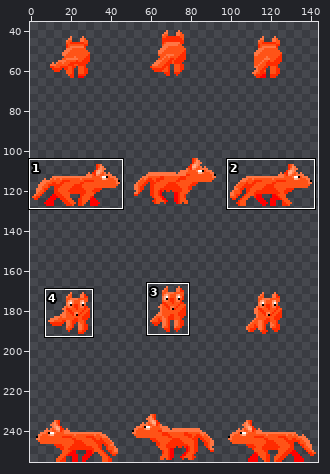
Two versions of one sprite sheet, sprite/animal/fox/PNG/48x64/fox.png. The picture above shows the old version from afar; the outline marks the close-up.
Close-up. Earlier state:
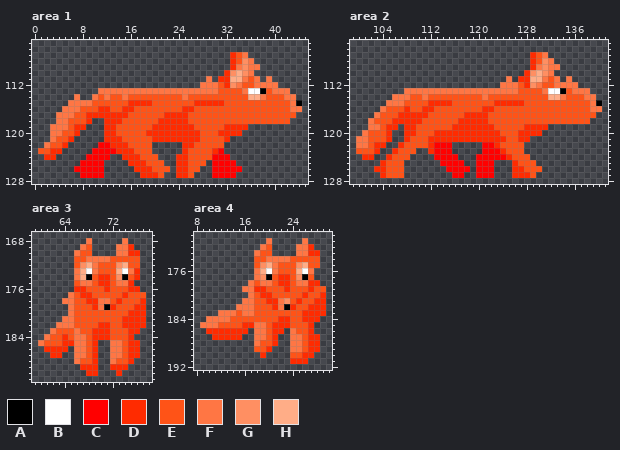
The file is 144x256 pixels. Shown: area 1: x 0..45, y 105..128; area 2: x 99..141, y 105..128; area 3: x 59..78, y 167..191; area 4: x 8..30, y 170..192. The wide view leaves out empty margins. The commit also changed other parts of the picture, which this record leaves out.
Palette (. is transparent): A #000000  B #ffffff  C #ff0000  D #ff2b00  E #ff5317  F #ff7644  G #ff8f62  H #ffad87
Pixels before, area 1, first column x 1:
107 ................................DEF.........
108 ................................DEGF........
109 ................................DFGFF.......
110 ...............................DGHGF........
111 ............................F.DDHHFEF.F.....
112 ...........................FFFEDGFEEFFFF....
113 ..........FFFFFFFFFFFFFFFFFFFFEEEEFBBAEFFF..
114 ......F..FEFEEFEEEEEEEEEFEEEEEEEEEEHHFEEEFF.
115 .....FFFFEEEEEEDDDDEEEEEEEDDDDDEEEEEEEEEEEFA
116 ....FFFEEEDDEEDDEEEEEEEEDDEEEEEEEEEEEEEEEEFF
117 ...FFFEEDDDDDDDEEEEEEDDDDEEEEEEEEEEEEEEEEEE.
118 ...FFEEED..DDDEEEEEEDDDDDEEEEEEEEEEEEEEEEE..
119 ..FFFEDD...DDEEEEEEDDDDDDDEEEEEDDDD.........
120 ..FFEED....DDEEEEEDDDDDDDDDEEEDDDD..........
121 ..FEED.....DDDEEEEEDDDDDDDDEEEED............
122 .FEED.....CCDDDEEEE.....DDEEEEE.............
123 EEDD.....CCCCDDDEEE.....DEEEEDC.............
124 .DD.....CCCC..DDDEEE...DDEEEECCC............
125 .......CCCC....DDDEEE..DDEEE.CCCC...........
126 ......CCCCC.....DDDEEE.DDEE..CCCCC..........
127 .......CCCC......DDDE..DDE...CCCC...........
Pixels before, area 2, first column x 100:
107 .............................DEF.........
108 .............................DEGF........
109 .............................DFGFF.......
110 ............................DGHGF........
111 .........................F.DDHHFEF.F.....
112 ........................FFFEDGFEEFFFF....
113 ........FFFFFFFFFFFFFFFFFFFEEEEFBBAEFFF..
114 ......FFFEEFEEEEEEEEEFEEEEEEEEEEHHFEEEFF.
115 .....FFFEEEEDDDDEEEEEEEDDDDDEEEEEEEEEEEFA
116 ....FEEEDEEDDEEEEEEEEDDEEEEEEEEEEEEEEEEFF
117 ...FEEEDDDDDEEEEEEDDDDEEEEEEEEEEEEEEEEEE.
118 ..FEEEDDDDDEEEEEEDDDDDEEEEEEEEEEEEEEEEE..
119 ..FFEDD.DDEEEEEEDDDDDDDEEEEEDDDD.........
120 .FEEED..DDEEEDDDDDDDDDDDEEEDDDD..........
121 FFEEED..DEEEDDDDDDDDDDDDDEEDD............
122 FFEDD..DEEEEDCCC.....CCDEEEE.............
123 EEED..DEEE..DCCC.....CCCDEEE.............
124 .DD..DEEE....CCCC...CCCCCDEEE............
125 ....DEEE......CCCC..CCC...DEEE...........
126 ...DDEEE.......CCCC.CCC...DDEEE..........
127 ....DEEE........CC..CCC...DDDE...........
Pixels before, area 3, first column x 60:
168 ........F.....F...
169 .......FE....FFD..
170 ......FEE....FFDD.
171 ......EEFFFFEEEEE.
172 ......EGHFEEEGHEE.
173 ......FHBFEEEHBFD.
174 ......FHAEDDEGAED.
175 ......EFFEDDEFFD..
176 ......DDEEEDEEEDD.
177 .....FEDDEEEEEDEEE
178 ....FFEEDDFFEDEEED
179 .....FEEEDFADEEEDD
180 .....FEEEEEEEEEDDD
181 ....FFEEEEEEEEDDDD
182 ...FFFEEEEDDEEDDDD
183 ..FEEEFEEDDDEEEDD.
184 .FEEDEFFEDDDEEED..
185 FEEEDDFFED..FFEDD.
186 .DDDD.FFED..FFEDD.
187 ..DD..FFED..FFEDD.
188 ......FEED..FEED..
189 .......DDD..DDD...
190 ........DD...D....
Pixels before, area 4, first column x 9:
171 ...........F.....F...
172 ..........FE....FFD..
173 .........FEE....FFDD.
174 .........EEFFFFEEEEE.
175 .........EGHFEEEGHEE.
176 .........FHBFEEEHBF..
177 .........FGAEDDEGAE..
178 ........FEFFEDDEFFDD.
179 .......FFDDEEEDEEEDEE
180 ........FEDDEEEEEDEED
181 .......FFEEDDFGEDEEDD
182 ......FFFEEEDFADEEDDD
183 ...FFFEFFEEEEEEEEDDDD
184 .FFFFEEEEEEEEDDEEDDD.
185 FFFEEEEDDFFEDDDEEED..
186 .DDDDDDD.FFEDD.FEED..
187 ..DDDDD..FFED..FFEDD.
188 .........FEED..FFEDD.
189 .........EED...FFEDD.
190 ..........D....EEDD..
191 ...............DDD...
The same view after the edit:
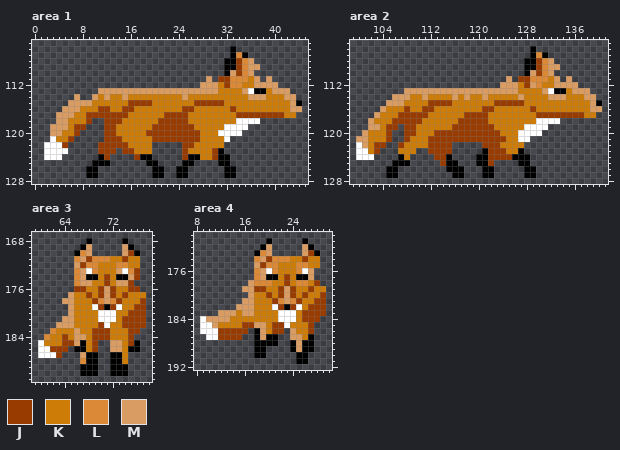
Colours new in this view: J #983b00  K #cd7c07  L #db8837  M #d99c63
From old to new:
Changed rows in their new state; - is an unchanged pixel.
Area 1:
first column x 1:
106 --------------------------------A-----------
107 --------------------------------ALA---------
108 -------------------------------AAJLM--------
109 -------------------------------AAJLMM-------
110 -------------------------------AMJLM--------
111 ----------------------------M-JJLLLKM-M-----
112 ---------------------------MMMKJLLKKMMMM----
113 ----------MMMMMMMMMMMMMMMMMMMMKKKKM-A-KMMM--
114 ------M--MKMKKMKKKKKKKKKMKKKKKKKKKKMMMKKKMM-
115 -----MMMMKKKKKKJJJJKKKKKKKJJJJJKKKKKKKKKKKM-
116 ----MMMKKKJJKKJJKKKKKKKKJJKKKKKKJKKKKKKKKKMM
117 ---MMMKKJJJJJJJKKKKKKJJJJKKKKKKKKJJJJJJJJKK-
118 ---MMKKKJ--JJJKKKKKKJJJJJKKKKKKKKBBBB.....--
119 --MMMKJJ---JJKKKKKKJJJJJJJKKKKKBBBB---------
120 --MMKKJ----JJKKKKKJJJJJJJJJKKKBBBB----------
121 --BKKJ-----JJJKKKKKJJJJJJJJKKKKB------------
122 -BBBJ-----JJJJJKKKK-----JJKKKKK-------------
123 .BBBB----.JJJ.JJKKK-----JKKKKJA-------------
124 -BBB----..AJ--..JAA.---.JAAKKJAA------------
125 -------..AAA---...AA.--.AA..-.AA.-----------
126 ------..AA.-----...AA.-AA..--..AA.----------
127 -------.AA.------..AA--AA.---..AA-----------
Area 2:
first column x 100:
106 -----------------------------A-----------
107 -----------------------------ALA---------
108 ----------------------------AAJLM--------
109 ----------------------------AAJLMM-------
110 ----------------------------AMJLM--------
111 -------------------------M-JJLLLKM-M-----
112 ------------------------MMMKJMLKKMMMM----
113 --------MMMMMMMMMMMMMMMMMMMKKKKM-A-KMMM--
114 ------MMMKKMKKKKMKMKKMKKKKKMKKKKMMMKKKMM-
115 -----MMMKKKKJJJJKKKKKKKJJJJJKKKKKKKKKKKM-
116 ----MKKKJKKJJKKKKKKKKJJKKKKKKJKKKKKKKKKMM
117 ---MKKKJJJJJKKKKKKJJJJKKKKKKKKJJJJJJJJKK-
118 --MKKKJJJJJKKKKKKJJJJJKKKKKKKKBBBB.....--
119 --MMKJJ-JJKKKKKKJJJJJJJKKKKKBBBB---------
120 -MKKKJ--JJKKKJJJJJJJJJJJKKKBBBB----------
121 MMKKKJ--JKKKJJJJJJJJJJJJJKKBB------------
122 BMKJJ--JKKKKJJJJ-----JJJKKKK-------------
123 BBKJ--.KKK--JJJJ-----AJJJKKA-------------
124 BBB--..AK----JJA.---AAJJJJAAA------------
125 ----..AAA-----JAA.--AAJ---.AA.-----------
126 ---..AA.-------AAA.-.AA---..AA.----------
127 ----.AA.--------AA--.AA---..AA-----------
Area 3:
first column x 60:
168 --------A-----A---
169 -------AM----.MA--
170 ------ALM----.MJA-
171 ------LMJLLLKKJKK-
172 ------MJLLKKKLLKK-
173 ------LM-LKKKM-LJ-
174 ------LM-AKJKA-MJ-
175 ------LMMKKJKMMJ--
176 ------JJKKJMJKKJJ-
177 -----MKKJKJMJKJKKK
178 ----MMKKKJLMLJKKKJ
179 -----MKKKBJ-JBKKJJ
180 -----MKKKKBBBKKJJJ
181 ----MMKKKKBBBKJJJJ
182 ---MMMKKKKJBKKJJJJ
183 --LKKKMKKJJJKKKJJ-
184 -LKKJKMMKJJJKKKJ--
185 BKKKJJMAKJ--MMKJA-
186 BBJJJ-AAKJ--MMKAA-
187 BBBJ--.MAA--AAK..-
188 ------.LAA--AAK.--
189 -------AAA--AAA---
190 -------AAA--AAA---
Area 4:
first column x 9:
171 -----------A-----A---
172 ----------AM----.MA--
173 ---------ALM----.MJA-
174 ---------LMJLLLKKJKK-
175 ---------MJLLKKKLLKK-
176 ---------LM-LKKKL-M--
177 ---------LM-AKJKA-M--
178 --------MLLLKKJKLLKJ-
179 -------MMJJKKJMJKKJKK
180 --------MKKJKJMJKJKKJ
181 -------MMKKKJLMLJKKJJ
182 ------MMMKKKBJ-JBKJJJ
183 ---MMMKMMKKKKBBBKJJJJ
184 BMMMMKKKKKKKKBBBKJJJ-
185 BBMKKKKJJMMKJJBKKKJ--
186 BBBJJJJJ-AMKJJ-MKKJ--
187 -BBJJJJ--AMAA--MMKA.-
188 ---------AAAA--AMAA.-
189 ---------AA.---AMAA.-
190 ---------AA----.AA.--
191 ---------------.AA---
Changed places in both close-ups, as pixel boxes (x1, y1, x2, y2):
changed: (38, 46, 302, 178)
changed: (356, 46, 602, 178)
changed: (38, 238, 146, 376)
changed: (200, 238, 326, 364)
